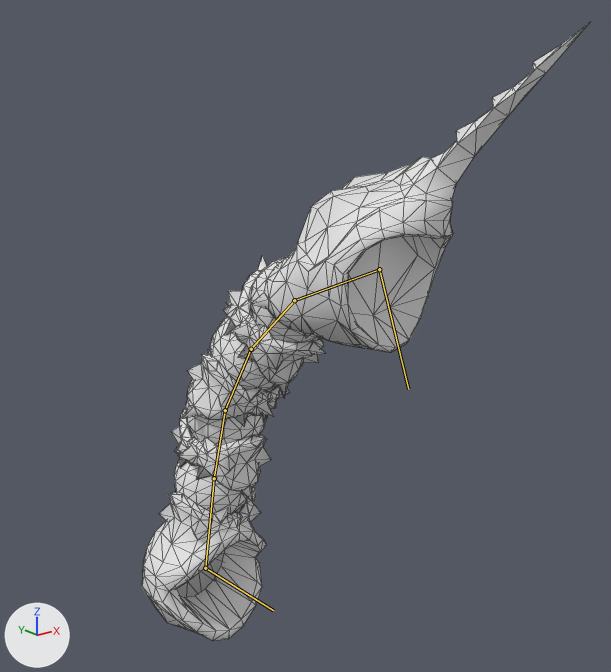
The glTF model Project/area/1 sand oasis/boss/data/model/Tail.gltf: old version first, new version second.
Both versions are drawn from a camera (50 mm lens) standing at (-7.99, -13.3, 9.86) and looking at (1.67, -1.22, 5.03). The lights are fixed; the arrows at lower left show +X, +Y and +Z. Both versions are drawn at frame 27 of the action 'l-attack-heavy-start'; the numbers are the values there. The bones that bend it are drawn over the model as lines. Mesh edges are drawn as thin lines.

Objects in the first picture: 'TailMesh'.
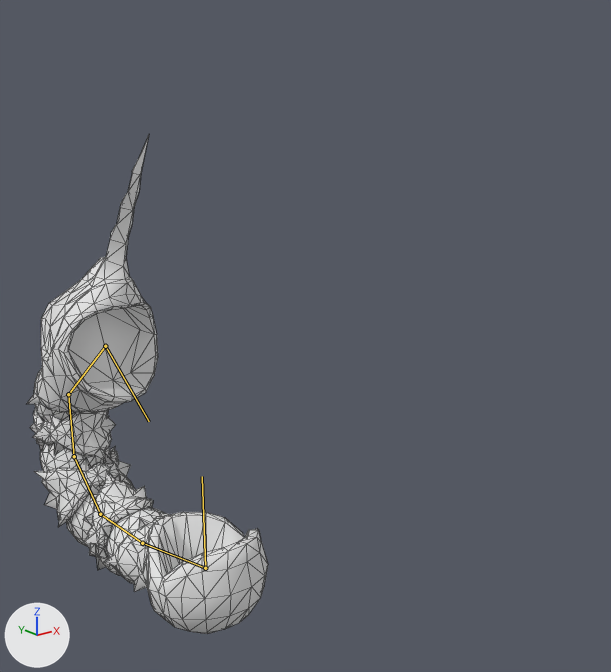
Where the change shows, as pixel boxes (x1, y1, x2, y2) in the pictures (611 x 672 px):
```json
{"object": "TailMesh", "change": "posed", "before": [142, 23, 589, 641], "after": [27, 135, 268, 634], "on screen": "46% narrower, 19% shorter"}
{"bone": "tail_01", "before": "(205, 568) to (214, 478)", "after": "(205, 568) to (142, 543)"}
{"bone": "tail_02", "before": "(214, 478) to (225, 410)", "after": "(142, 543) to (100, 514)"}
{"bone": "tail_03", "before": "(225, 410) to (251, 349)", "after": "(100, 514) to (74, 456)"}
{"bone": "tail_04", "before": "(251, 349) to (294, 300)", "after": "(74, 456) to (68, 394)"}
{"bone": "tail_05", "before": "(294, 300) to (379, 269)", "after": "(68, 394) to (105, 346)"}
```

Scene script edits in JSON lines:
```json
{"block": "bone_tail_01", "where": "bone_tail_01 = bpy.data.objects['TailRoot'].pose.bones['tail_01']"}
{"op": "set", "path": "bone_tail_01.rotation_quaternion", "old": "(0.698, 0.71, 0.098, 0.003)", "new": "(0.984, -0.045, 0.035, 0.105)", "note": "degrees (92, 8, 8) -> degrees (-5, 5, 12)"}
{"block": "bone_tail_02", "where": "bone_tail_02 = bpy.data.objects['TailRoot'].pose.bones['tail_02']  # child of 'tail_01'"}
{"op": "set", "path": "bone_tail_02.rotation_quaternion", "old": "(0.998, 0.059, 0.0, 0.0)", "new": "(0.993, 0.119, 0.0, 0.0)", "note": "degrees (7, 0, 0) -> degrees (14, 0, 0)"}
{"block": "bone_tail_03", "where": "bone_tail_03 = bpy.data.objects['TailRoot'].pose.bones['tail_03']  # child of 'tail_02'"}
{"op": "set", "path": "bone_tail_03.rotation_quaternion", "old": "(0.991, 0.134, 0.0, 0.0)", "new": "(0.936, 0.352, 0.0, 0.0)", "note": "degrees (15, 0, 0) -> degrees (41, 0, 0)"}
{"block": "bone_tail_04", "where": "bone_tail_04 = bpy.data.objects['TailRoot'].pose.bones['tail_04']  # child of 'tail_03'"}
{"op": "set", "path": "bone_tail_04.rotation_quaternion", "old": "(0.99, 0.142, 0.0, 0.0)", "new": "(0.964, 0.267, 0.0, 0.0)", "note": "degrees (16, 0, 0) -> degrees (31, 0, 0)"}
{"block": "bone_tail_05", "where": "bone_tail_05 = bpy.data.objects['TailRoot'].pose.bones['tail_05']  # child of 'tail_04'"}
{"op": "set", "path": "bone_tail_05.rotation_quaternion", "old": "(0.976, 0.217, 0.0, 0.0)", "new": "(0.898, 0.44, 0.0, 0.0)", "note": "degrees (25, 0, 0) -> degrees (52, 0, 0)"}
```
